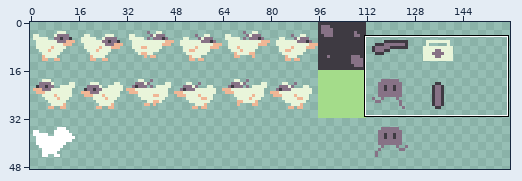
One commit to this sprite sheet: res/spritesheet.png. The first picture is a wide view before the edit; the outline marks the close-up.
Close-up. Before the edit:
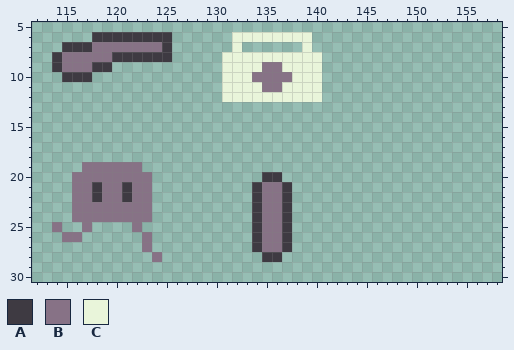
The file is 160x160 pixels. Pixels under 10% opacity are left out. Shown: x 112..158, y 5..30. The wide view leaves out empty margins.
Palette (. is transparent): A #3e3a42  B #877286  C #e9f5da
Pixels before, first column x 114:
 6 ....AAAAAAAA......CCCCCCCC.
 7 .AAABBBBBBBA......C......C.
 8 ABBBBBAAAAAA.....CCCCCCCCCC
 9 ABBBAA...........CCCCBBCCCC
10 .AAA.............CCCBBBBCCC
11 .................CCCCBBCCCC
12 .................CCCCCCCCCC
13 ...........................
14 ...........................
15 ...........................
16 ...........................
17 ...........................
18 ...........................
19 ...BBBBBB..................
20 ..BBBBBBBB...........AA....
21 ..BBABBABB..........ABBA...
22 ..BBABBABB..........ABBA...
23 ..BBBBBBBB..........ABBA...
24 ..BBBBBBBB..........ABBA...
25 B..B....B...........ABBA...
26 .BB......B..........ABBA...
27 .........B..........ABBA...
28 ..........B..........AA....
Once edited:
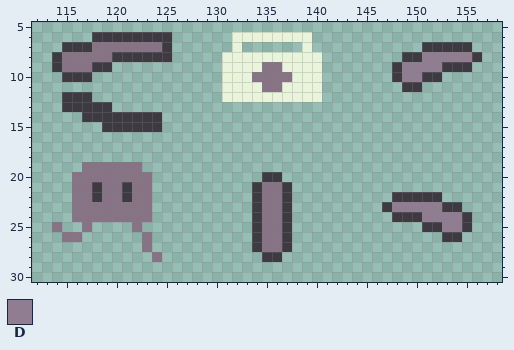
Colours new in this view: D #917d92
The edit:
y 7: x 151..155 ..... -> AAAAA
y 8: x 149..156 ........ -> AADDDDDA
y 9: x 148..155 ........ -> ADDDDAAA
y 10: x 148..152 ..... -> ADDAA
y 11: x 149..150 .. -> AA
y 12: x 115..117 ... -> AAA
y 13: x 115..119 ..... -> AAAAA
y 14: x 117..124 ........ -> AAAAAAAA
y 15: x 119..124 ...... -> AAAAAA
y 22: x 148..152 ..... -> AAAAA
y 23: x 147..154 ........ -> ADDDDDAA
y 24: x 148..155 ........ -> AAADDDDA
y 25: x 151..155 ..... -> AADDA
y 26: x 153..154 .. -> AA
